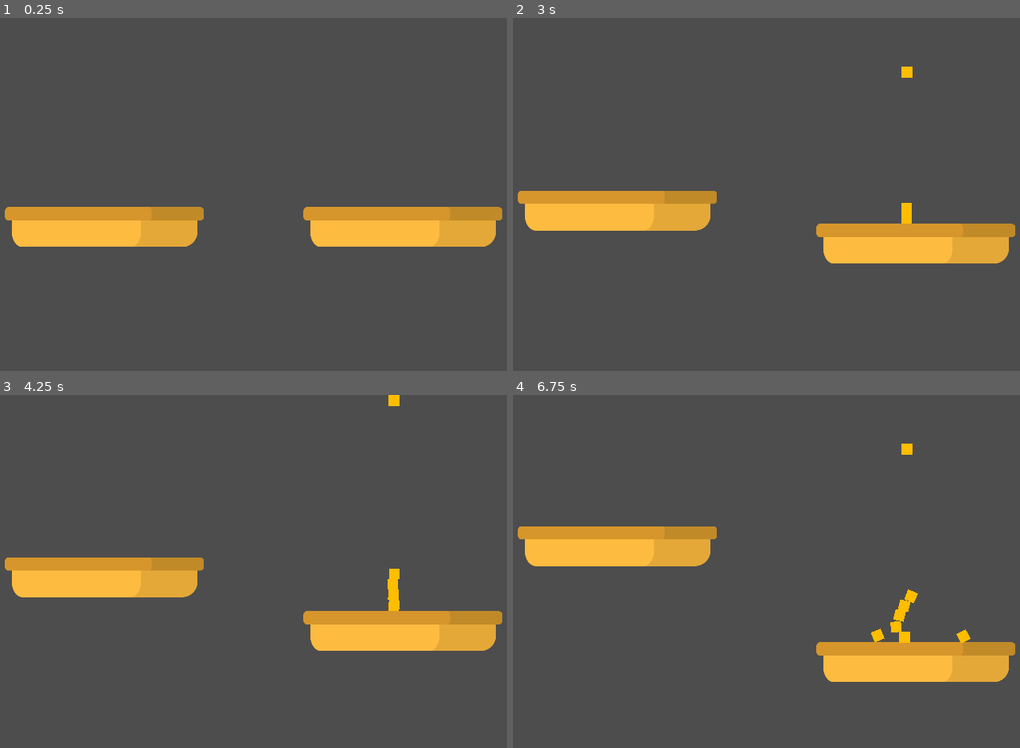
Above: before the commit, frames 1-4 (two rows, left to right).
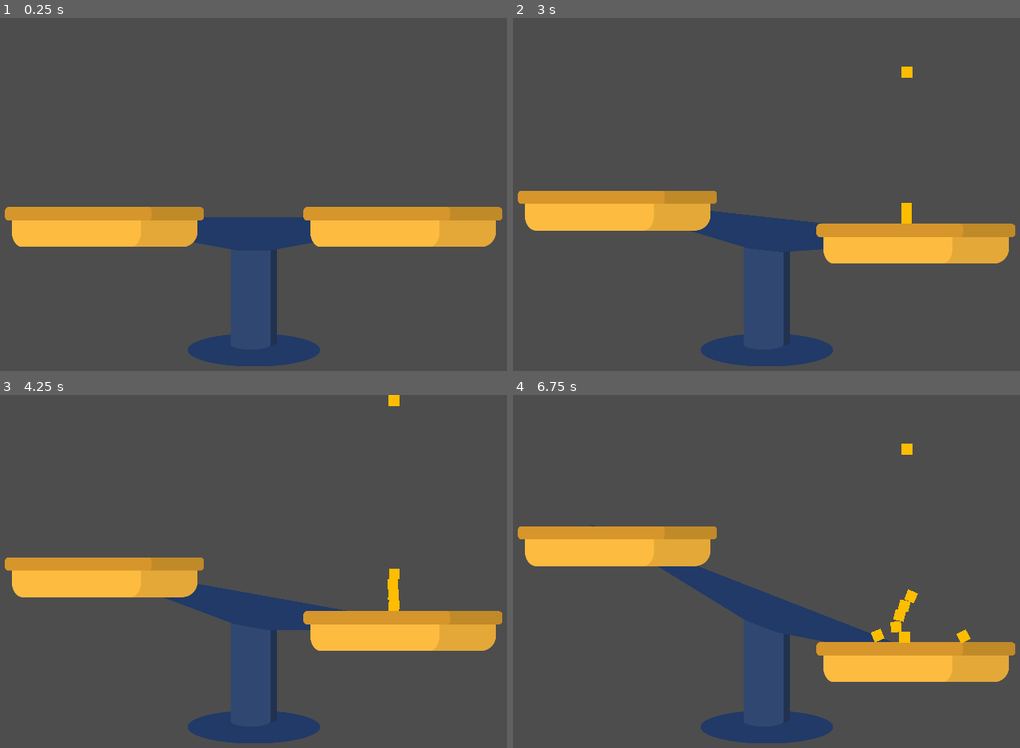
Above: after the commit, the same moments.

Repository: njamster/gmtk_jam_2024
Game: Godot game, scene res://screens/game.tscn
Two runs of this game, one before a commit and one after it. Both use one fixed random seed, a clock stepped at 60 frames per second and the inputs below.
Inputs (mouse positions are in pixels of both pictures, inside the frame that each line leads up to):
- Up to frame 1 (0.25 s): no input
- Up to frame 2 (3 s): tap Enter at 0.5 s; move the mouse to (908, 180) at 0.52 s; click (908, 180) at 0.67 s; move the mouse to (908, 25) at 1.27 s; click (908, 25) at 1.42 s; click (908, 25) at 2.17 s; click (908, 25) at 2.92 s
- Up to frame 3 (4.25 s): click (395, 402) at 3.67 s
- Up to frame 4 (6.75 s): click (908, 402) at 4.42 s; click (908, 402) at 5.17 s; click (908, 402) at 5.92 s; click (908, 402) at 6.67 s

The runs differ from the first frame. In frame 1, 6.0% of the frame differs, in the area x 37-64%, y 56-99%; in frame 2, 6.0%; in frame 3, 6.2%; in frame 4, 7.1%, in the area x 15-75%, y 36-99%.

Commit message:
Add a (moving) connector & base to the scale

Diff:
--- /dev/null
+++ b/scale/images/base.svg
@@ -0,0 +1,67 @@
+<?xml version="1.0" encoding="UTF-8" standalone="no"?>
+<!-- Created with Inkscape (http://www.inkscape.org/) -->
+
+<svg
+   width="105.83334mm"
+   height="105.83334mm"
+   viewBox="0 0 105.83334 105.83334"
+   version="1.1"
+   id="svg1"
+   inkscape:version="1.3.2 (091e20ef0f, 2023-11-25, custom)"
+   sodipodi:docname="base.svg"
+   xmlns:inkscape="http://www.inkscape.org/namespaces/inkscape"
+   xmlns:sodipodi="http://sodipodi.sourceforge.net/DTD/sodipodi-0.dtd"
+   xmlns="http://www.w3.org/2000/svg"
+   xmlns:svg="http://www.w3.org/2000/svg">
+  <sodipodi:namedview
+     id="namedview1"
+     pagecolor="#505050"
+     bordercolor="#eeeeee"
+     borderopacity="1"
+     inkscape:showpageshadow="0"
+     inkscape:pageopacity="0"
+     inkscape:pagecheckerboard="0"
+     inkscape:deskcolor="#d1d1d1"
+     inkscape:document-units="mm"
+     inkscape:zoom="0.81222057"
+     inkscape:cx="206.84037"
+     inkscape:cy="382.90092"
+     inkscape:window-width="1809"
+     inkscape:window-height="1018"
+     inkscape:window-x="77"
+     inkscape:window-y="28"
+     inkscape:window-maximized="0"
+     inkscape:current-layer="layer1" />
+  <defs
+     id="defs1" />
+  <g
+     inkscape:label="Layer 1"
+     inkscape:groupmode="layer"
+     id="layer1">
+    <ellipse
+       style="fill:#213a67;stroke:#000000;stroke-width:0;stroke-linecap:round;stroke-linejoin:round"
+       id="path32"
+       ry="13.229167"
+       rx="52.916668"
+       cy="92.604164"
+       cx="52.916668" />
+    <rect
+       style="fill:#213250;stroke:#000000;stroke-width:0;stroke-linecap:round;stroke-linejoin:round;fill-opacity:1"
+       id="rect2"
+       width="37.041668"
+       height="90.625122"
+       x="34.395832"
+       y="0"
+       rx="18.520834"
+       ry="4.3606453" />
+    <rect
+       style="fill:#304771;fill-opacity:1;stroke:#000000;stroke-width:0;stroke-linecap:round;stroke-linejoin:round"
+       id="rect2-5"
+       width="31.923027"
+       height="92.320511"
+       x="34.395832"
+       y="0"
+       rx="15.961514"
+       ry="4.4422231" />
+  </g>
+</svg>
--- /dev/null
+++ b/scale/images/connector.svg
@@ -0,0 +1,47 @@
+<?xml version="1.0" encoding="UTF-8" standalone="no"?>
+<!-- Created with Inkscape (http://www.inkscape.org/) -->
+
+<svg
+   width="317.5mm"
+   height="26.458332mm"
+   viewBox="0 0 317.5 26.458332"
+   version="1.1"
+   id="svg1"
+   inkscape:version="1.3.2 (091e20ef0f, 2023-11-25, custom)"
+   sodipodi:docname="connector.svg"
+   xmlns:inkscape="http://www.inkscape.org/namespaces/inkscape"
+   xmlns:sodipodi="http://sodipodi.sourceforge.net/DTD/sodipodi-0.dtd"
+   xmlns="http://www.w3.org/2000/svg"
+   xmlns:svg="http://www.w3.org/2000/svg">
+  <sodipodi:namedview
+     id="namedview1"
+     pagecolor="#505050"
+     bordercolor="#eeeeee"
+     borderopacity="1"
+     inkscape:showpageshadow="0"
+     inkscape:pageopacity="0"
+     inkscape:pagecheckerboard="0"
+     inkscape:deskcolor="#d1d1d1"
+     inkscape:document-units="mm"
+     inkscape:zoom="0.82492985"
+     inkscape:cx="395.79123"
+     inkscape:cy="547.92538"
+     inkscape:window-width="1825"
+     inkscape:window-height="1034"
+     inkscape:window-x="63"
+     inkscape:window-y="14"
+     inkscape:window-maximized="1"
+     inkscape:current-layer="layer1" />
+  <defs
+     id="defs1" />
+  <g
+     inkscape:label="Layer 1"
+     inkscape:groupmode="layer"
+     id="layer1">
+    <path
+       style="fill:#213a67;fill-opacity:1;stroke:#000000;stroke-width:0;stroke-linecap:round;stroke-linejoin:round;stroke-dasharray:none"
+       d="M 0,0 H 317.5 L 171.97917,26.458333 h -26.45834 z"
+       id="path2"
+       sodipodi:nodetypes="ccccc" />
+  </g>
+</svg>
--- a/scale/scale.gd
+++ b/scale/scale.gd
@@ -29,5 +29,7 @@
 		%LeftSide.position.y = move_toward(%LeftSide.position.y, -1 * height, speed)
 		%RightSide.position.y = move_toward(%RightSide.position.y, height, speed)
 
+	$Connector.rotation = $LeftSide.position.direction_to($RightSide.position).angle()
+
 	total_weight_L = DEFAULT_WEIGHT
 	total_weight_R = DEFAULT_WEIGHT
--- a/scale/scale.tscn
+++ b/scale/scale.tscn
@@ -1,7 +1,9 @@
-[gd_scene load_steps=4 format=3 uid="uid://brvkk4mplduis"]
+[gd_scene load_steps=6 format=3 uid="uid://brvkk4mplduis"]
 
 [ext_resource type="Script" path="res://scale/scale.gd" id="1_cjuyf"]
 [ext_resource type="Texture2D" uid="uid://bsp1bfcdebeu2" path="res://scale/images/tray.svg" id="2_v62hn"]
+[ext_resource type="Texture2D" uid="uid://c3buym2tcmh5q" path="res://scale/images/connector.svg" id="3_7v2rf"]
+[ext_resource type="Texture2D" uid="uid://bj7dovncor4x" path="res://scale/images/base.svg" id="3_ah3cx"]
 
 [sub_resource type="RectangleShape2D" id="RectangleShape2D_l5w7b"]
 size = Vector2(600, 60)
@@ -9,6 +11,14 @@
 [node name="Scale" type="Node2D"]
 position = Vector2(0, 500)
 script = ExtResource("1_cjuyf")
+
+[node name="Base" type="Sprite2D" parent="."]
+position = Vector2(0, 250)
+texture = ExtResource("3_ah3cx")
+
+[node name="Connector" type="Sprite2D" parent="."]
+position = Vector2(0, 50)
+texture = ExtResource("3_7v2rf")
 
 [node name="LeftSide" type="AnimatableBody2D" parent="."]
 unique_name_in_owner = true
Not shown, added: scale/images/base.svg.import
Not shown, added: scale/images/connector.svg.import
